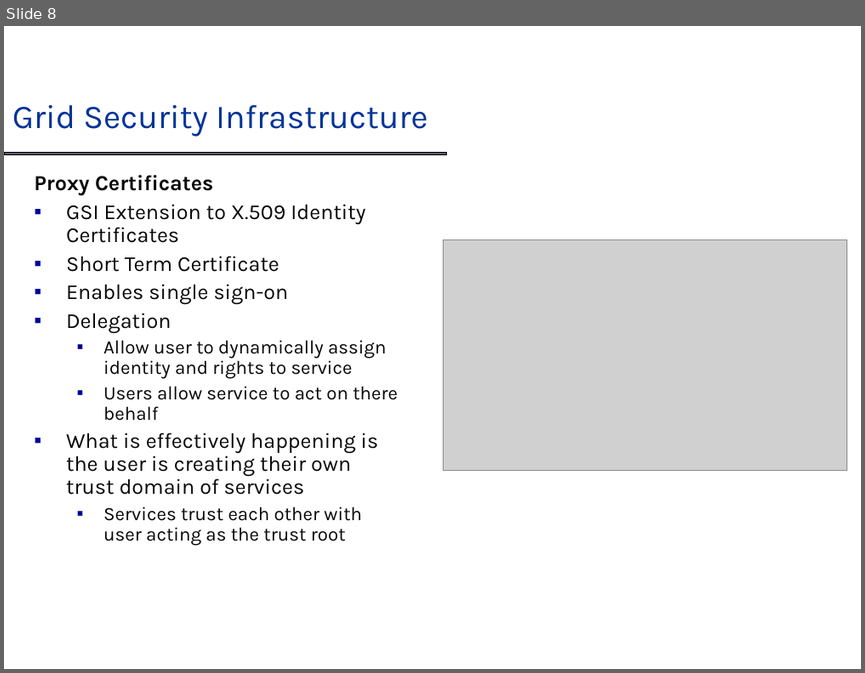
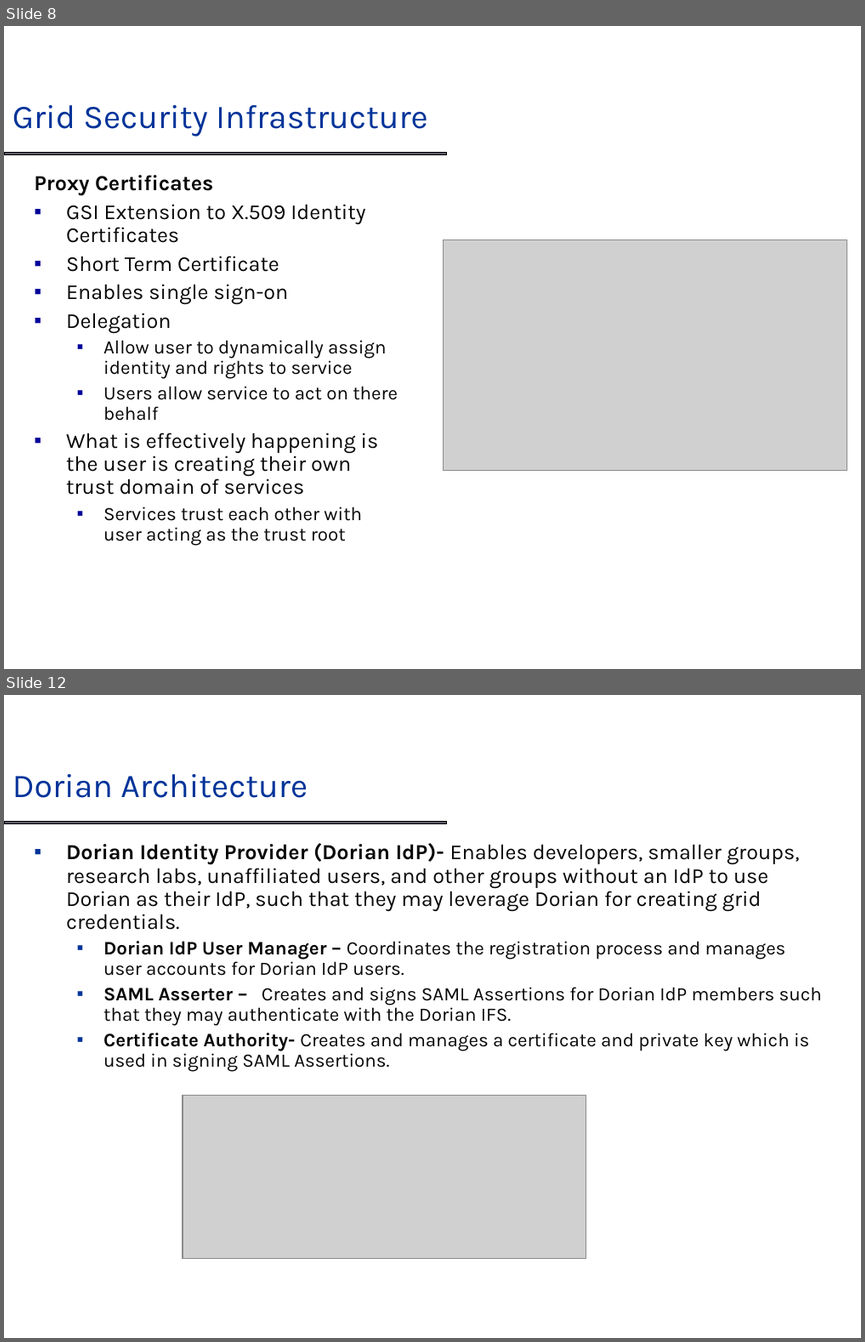
Before and after one commit to NCIP/cagrid-portal, a slide deck: cagrid-1-0/Documentation/presentations/dorian/Dorian_DIALOGUE2.ppt. Shown one above the other, each under a label of ours: slide 8 before the commit, slides 8 and 12 after it; the slides between them are not shown. The pictures are 865x673 and 865x1342 pixels, drawn with LibreOffice and Linux fonts; fonts in the diff are those of the drawing; grey boxes stand for pictures; background and template pictures are left out. Boxes give left, top, right and bottom in pixels: in the first picture for what was removed or moved away, otherwise in the second. Text is boxed around its words. In the diff, an @@ line names an element or a change of style, - is before the commit and + after.

```diff
--- a/cagrid-1-0/Documentation/presentations/dorian/Dorian_DIALOGUE2.ppt
+++ b/cagrid-1-0/Documentation/presentations/dorian/Dorian_DIALOGUE2.ppt
@@ slide 12 added at <box>4,695,861,1338</box>, background #FFFFFF; not listed: 1 template element that a slide beside it also shows @@
@@ title added at <box>12,774,307,798</box>, 28 pt, text #003399 @@
+Dorian Architecture
@@ text added at <box>66,843,822,1072</box>, 16 pt, text #070709 @@
+▪ Dorian Identity Provider (Dorian IdP)- Enables developers, smaller groups, research labs, unaffiliated users, and other groups without an IdP to use Dorian as their IdP, such that they may leverage Dorian for creating grid credentials.
+  ▪ Dorian IdP User Manager – Coordinates the registration process and manages user accounts for Dorian IdP users.
+  ▪ SAML Asserter – Creates and signs SAML Assertions for Dorian IdP members such that they may authenticate with the Dorian IFS.
+  ▪ Certificate Authority- Creates and manages a certificate and private key which is used in signing SAML Assertions.
@@ picture added at <box>182,1095,585,1259</box> @@
```
Also in this commit, not shown: 1 slide changed, 4 other slides added.
